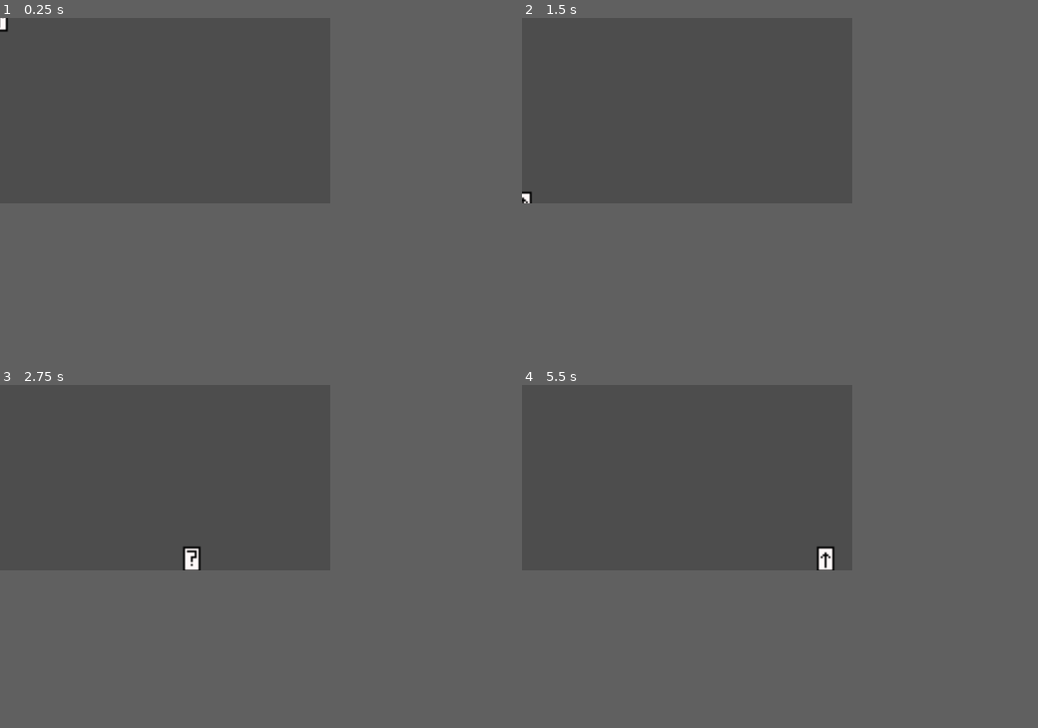
Above: before the commit, frames 1-4 (two rows, left to right).
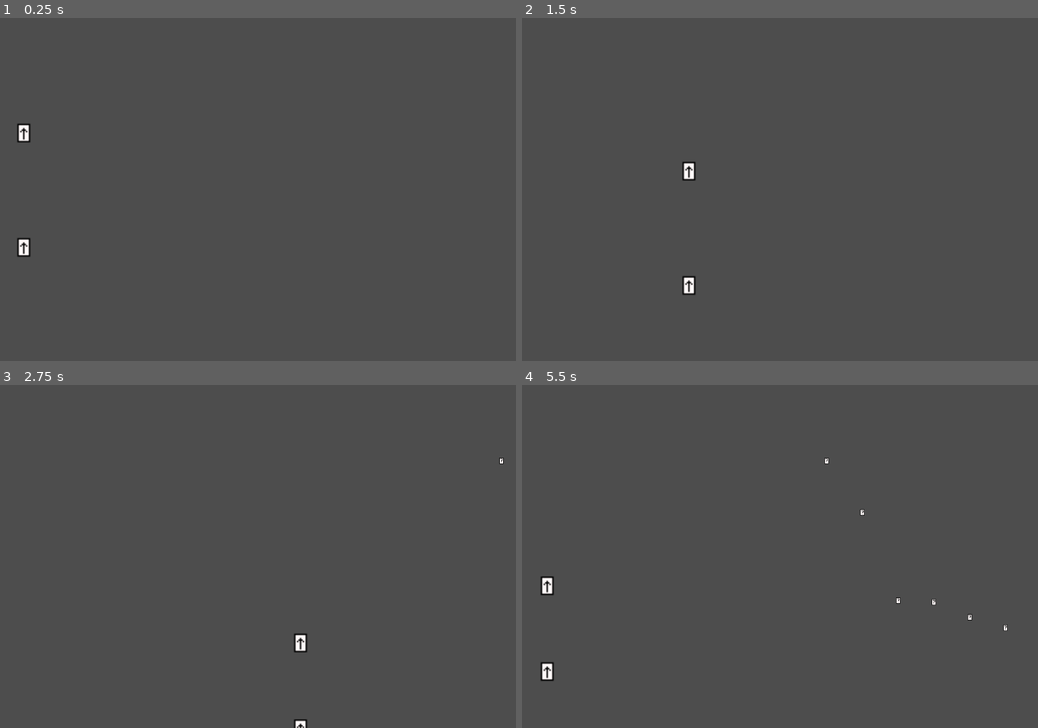
Above: after the commit, the same moments.

Repository: SeamusMcM/comp225--24
Game: Godot game, scene res://Main/main.tscn
Two runs of this game, one before a commit and one after it. Both use one fixed random seed, a clock stepped at 60 frames per second and the inputs below. Before the commit the project starts from res://Player1/player_1.tscn.
Inputs:
- Up to frame 1 (0.25 s): no input
- Up to frame 2 (1.5 s): tap Enter at 0.5 s; hold D (p1_right) 0.53-1.28 s; hold Down (p2_down) 0.53-1.28 s; tap Left (p2_left) at 0.8, 1.35 s; hold S (p1_down) from 1.28 s (still down)
- Up to frame 3 (2.75 s): tap Right (p2_right) at 1.55 s; release S (p1_down) at 2.03 s; hold D (p1_right) from 2.03 s (still down); hold Right (p2_right) from 2.03 s (still down); tap Up (p2_up) at 2.3 s
- Up to frame 4 (5.5 s): release D (p1_right) at 2.78 s; release Right (p2_right) at 2.78 s; hold W (p1_up) 2.78-3.53 s; tap Up (p2_up) at 2.85, 5.3 s; tap Down (p2_down) at 3.05 s; hold Down (p2_down) 3.53-4.28 s; hold A (p1_left) 3.53-5.03 s; tap Left (p2_left) at 3.8, 4.35 s; tap Right (p2_right) at 4.55 s; hold S (p1_down) from 5.03 s (still down); hold Right (p2_right) from 5.03 s (still down)
In our replay, the window is 512x288 before the commit and 800x533 after it. These sizes can differ from the game's own. Grey fills any space a smaller window leaves; there, only what the larger window draws over its background counts as a difference.

The runs differ from the first frame. In frame 1, 0.3% of the frame differs, in the area x 0-6%, y 0-70%; in frame 2, 0.3%; in frame 3, 0.4%; in frame 4, 0.6%, in the area x 3-95%, y 21-87%.

Commit message:
Created Main Scene

Diff:
--- /dev/null
+++ b/MVP/Main/main.gd
@@ -0,0 +1,59 @@
+extends Node
+
+@export var obstacle_scene: PackedScene
+var time
+
+# Called when the node enters the scene tree for the first time.
+func _ready() -> void:
+	new_game()
+
+
+# Called every frame. 'delta' is the elapsed time since the previous frame.
+func _process(delta: float) -> void:
+	pass
+
+
+func p1_game_over() -> void:
+	$TimeTimer.stop()
+	$ObstacleTimer.stop()
+
+
+func p2_game_over() -> void:
+	$TimeTimer.stop()
+	$ObstacleTimer.stop()
+
+func new_game():
+	time = 0
+	$Player1.start($StartPosition1.position)
+	$Player2.start($StartPosition2.position)
+	$StartTimer.start()
+
+
+func _on_obstacle_timer_timeout() -> void:
+	# Create a new instance of the Mob scene.
+	var obstacle = obstacle_scene.instantiate()
+
+	# Choose a random location on Path2D.
+	var obstacle_spawn_location = $ObstaclePath/ObstacleSpawnLocation
+	obstacle_spawn_location.progress_ratio = randf()
+
+	# Set the mob's direction perpendicular to the path direction.
+	var direction = obstacle_spawn_location.rotation + PI / 2
+
+	# Set the mob's position to a random location.
+	obstacle.position = obstacle_spawn_location.position
+
+	# Choose the velocity for the mob.
+	var velocity = Vector2(150.0, 0.0)
+	obstacle.linear_velocity = velocity.rotated(direction)
+
+	# Spawn the mob by adding it to the Main scene.
+	add_child(obstacle)
+
+
+func _on_time_timer_timeout() -> void:
+	time += 1
+
+func _on_start_timer_timeout() -> void:
+	$ObstacleTimer.start()
+	$TimeTimer.start()
--- /dev/null
+++ b/MVP/Main/main.tscn
@@ -0,0 +1,48 @@
+[gd_scene load_steps=6 format=3 uid="uid://dtsmq8neipb6l"]
+
+[ext_resource type="Script" path="res://Main/main.gd" id="1_h7gr7"]
+[ext_resource type="PackedScene" uid="uid://bv7bidph2442s" path="res://Obstacle/obstacle.tscn" id="2_eiky4"]
+[ext_resource type="PackedScene" uid="uid://gl671gp8c20" path="res://Player1/player_1.tscn" id="3_ro2yl"]
+[ext_resource type="PackedScene" uid="uid://gl671gp8c20" path="res://Player2/player_2.tscn" id="4_ehqpy"]
+
+[sub_resource type="Curve2D" id="Curve2D_gicdn"]
+_data = {
+"points": PackedVector2Array(0, 0, 0, 0, 1080, 0, 0, 0, 0, 0, 1080, 720)
+}
+point_count = 2
+
+[node name="Node" type="Node"]
+script = ExtResource("1_h7gr7")
+obstacle_scene = ExtResource("2_eiky4")
+
+[node name="Player1" parent="." instance=ExtResource("3_ro2yl")]
+
+[node name="Player2" parent="." instance=ExtResource("4_ehqpy")]
+
+[node name="ObstacleTimer" type="Timer" parent="."]
+wait_time = 0.5
+
+[node name="TimeTimer" type="Timer" parent="."]
+
+[node name="StartTimer" type="Timer" parent="."]
+wait_time = 2.0
+one_shot = true
+
+[node name="StartPosition1" type="Marker2D" parent="."]
+position = Vector2(50, 240)
+
+[node name="StartPosition2" type="Marker2D" parent="."]
+position = Vector2(50, 480)
+
+[node name="ObstaclePath" type="Path2D" parent="."]
+curve = SubResource("Curve2D_gicdn")
+
+[node name="ObstacleSpawnLocation" type="PathFollow2D" parent="ObstaclePath"]
+position = Vector2(1080, 0)
+rotation = 1.5708
+
+[connection signal="hit" from="Player1" to="." method="p1_game_over"]
+[connection signal="hit" from="Player2" to="." method="p2_game_over"]
+[connection signal="timeout" from="ObstacleTimer" to="." method="_on_obstacle_timer_timeout"]
+[connection signal="timeout" from="TimeTimer" to="." method="_on_time_timer_timeout"]
+[connection signal="timeout" from="StartTimer" to="." method="_on_start_timer_timeout"]
--- a/MVP/Obstacle/obstacle.tscn
+++ b/MVP/Obstacle/obstacle.tscn
@@ -27,5 +27,6 @@
 [node name="CollisionShape2D" type="CollisionShape2D" parent="."]
 
 [node name="VisibleOnScreenNotifier2D" type="VisibleOnScreenNotifier2D" parent="."]
+scale = Vector2(3, 3)
 
 [connection signal="screen_exited" from="VisibleOnScreenNotifier2D" to="." method="_on_visible_on_screen_notifier_2d_screen_exited"]
--- a/MVP/Player1/p1scrpt.gd
+++ b/MVP/Player1/p1scrpt.gd
@@ -14,13 +14,13 @@
 # Called every frame. 'delta' is the elapsed time since the previous frame.
 func _process(delta):
 	var velocity = Vector2.ZERO # The player's movement vector.
-	if Input.is_action_pressed("p2_right"):
+	if Input.is_action_pressed("p1_right"):
 		velocity.x += 1
-	if Input.is_action_pressed("p2_left"):
+	if Input.is_action_pressed("p1_left"):
 		velocity.x -= 1
-	if Input.is_action_pressed("p2_down"):
+	if Input.is_action_pressed("p1_down"):
 		velocity.y += 1
-	if Input.is_action_pressed("p2_up"):
+	if Input.is_action_pressed("p1_up"):
 		velocity.y -= 1
 
 	if velocity.length() > 0:
--- a/MVP/Player2/player_2.tscn
+++ b/MVP/Player2/player_2.tscn
@@ -32,5 +32,7 @@
 
 [node name="AnimatedSprite2D" type="AnimatedSprite2D" parent="."]
 sprite_frames = SubResource("SpriteFrames_385jb")
+frame = 1
+frame_progress = 0.321955
 
 [connection signal="body_exited" from="." to="." method="_on_body_exited"]
--- a/MVP/project.godot
+++ b/MVP/project.godot
@@ -11,14 +11,14 @@
 [application]
 
 config/name="MVP"
-run/main_scene="res://Player1/player_1.tscn"
+run/main_scene="res://Main/main.tscn"
 config/features=PackedStringArray("4.3", "Forward Plus")
 config/icon="res://icon.svg"
 
 [display]
 
-window/size/viewport_width=512
-window/size/viewport_height=288
+window/size/viewport_width=1080
+window/size/viewport_height=720
 window/stretch/mode="canvas_items"
 
 [dotnet]
